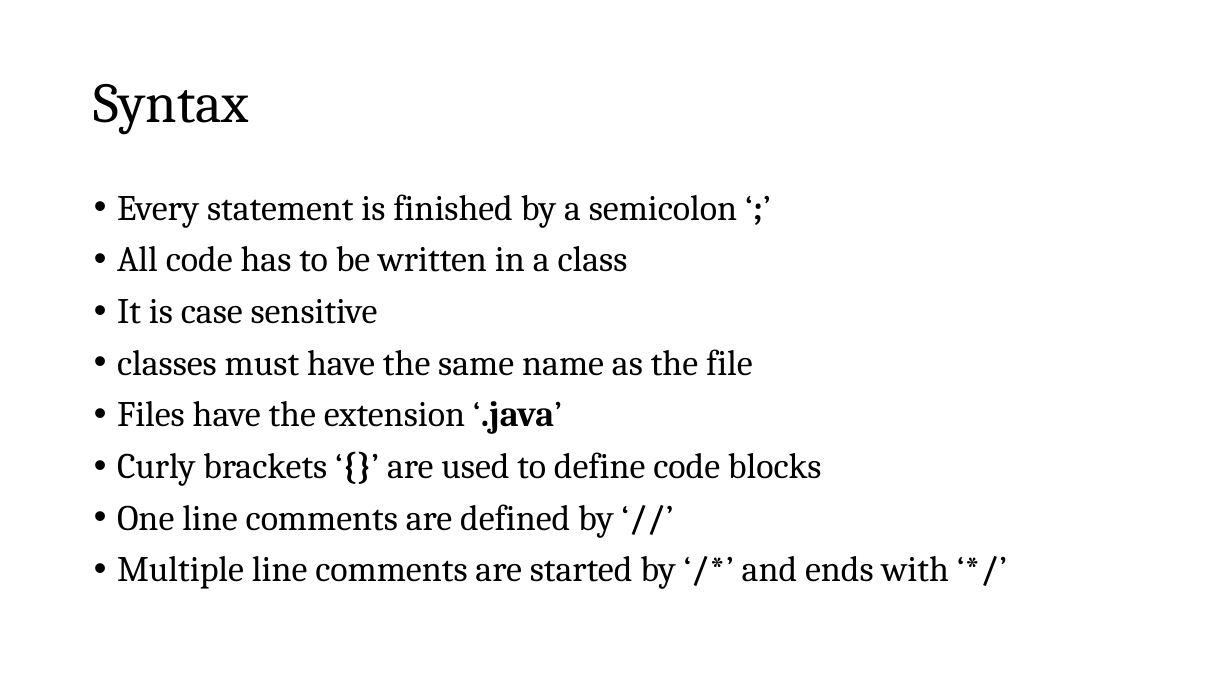
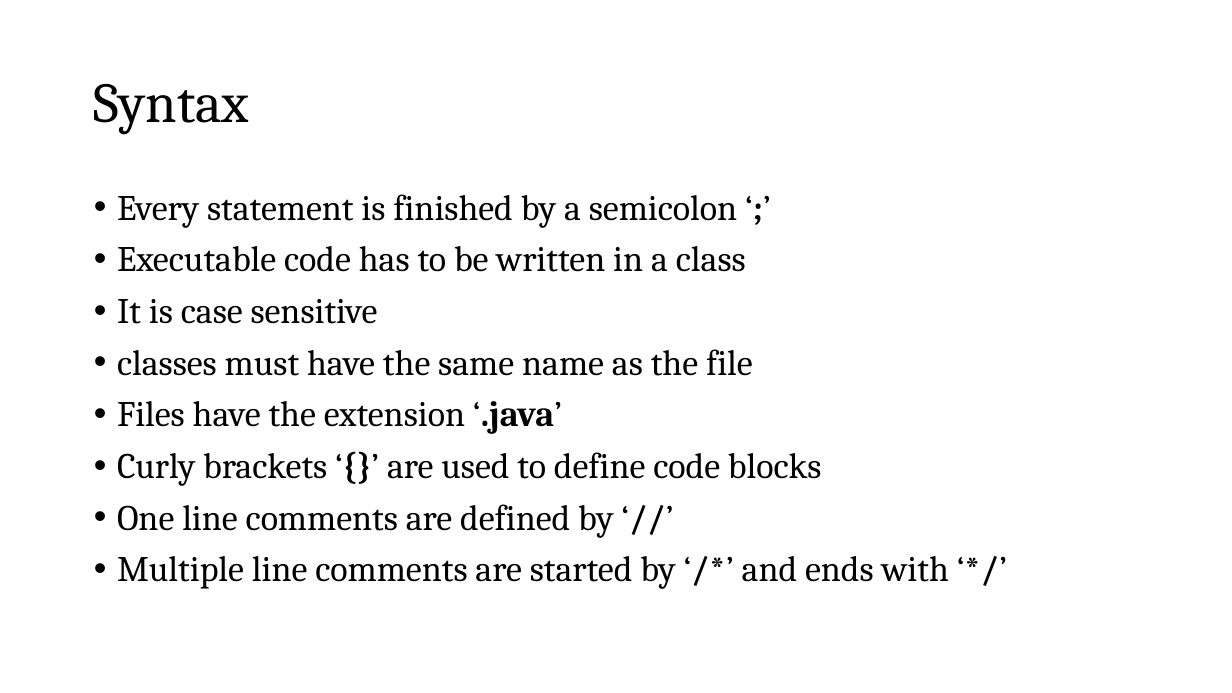
Before and after one commit to telmerie/learning-java, a slide deck: slide 8 of Java.pptx (slide 7 before the commit). Drawn at 1232x693 pixels with LibreOffice and Linux fonts; fonts in the diff are those of the drawing. Boxes give left, top, right and bottom in pixels: in the first picture for what was removed or moved away, otherwise in the second. Text is boxed around its words. In the diff, an @@ line names an element or a change of style, - is before the commit and + after.

```diff
--- a/Java.pptx
+++ b/Java.pptx
@@ text at (117, 246, 746, 272): text changed @@
-• All code has to be written in a class
+• Executable code has to be written in a class
```
Also in this commit, not shown: 5 other slides changed, 4 slides added.
